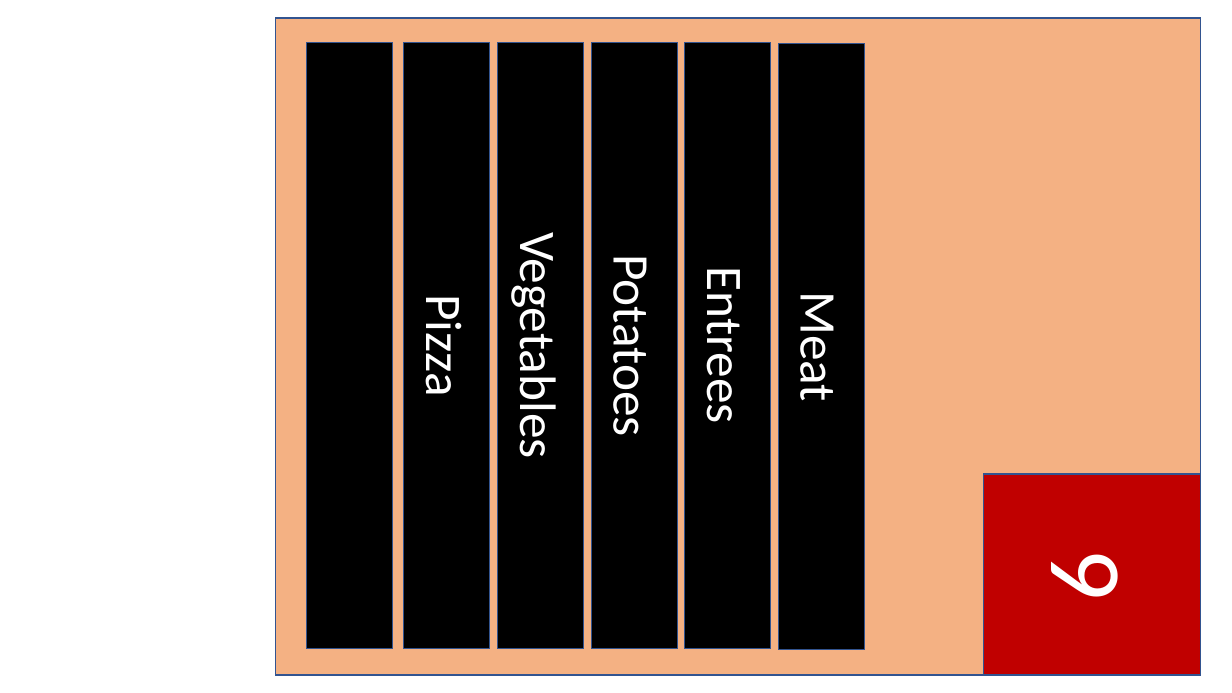
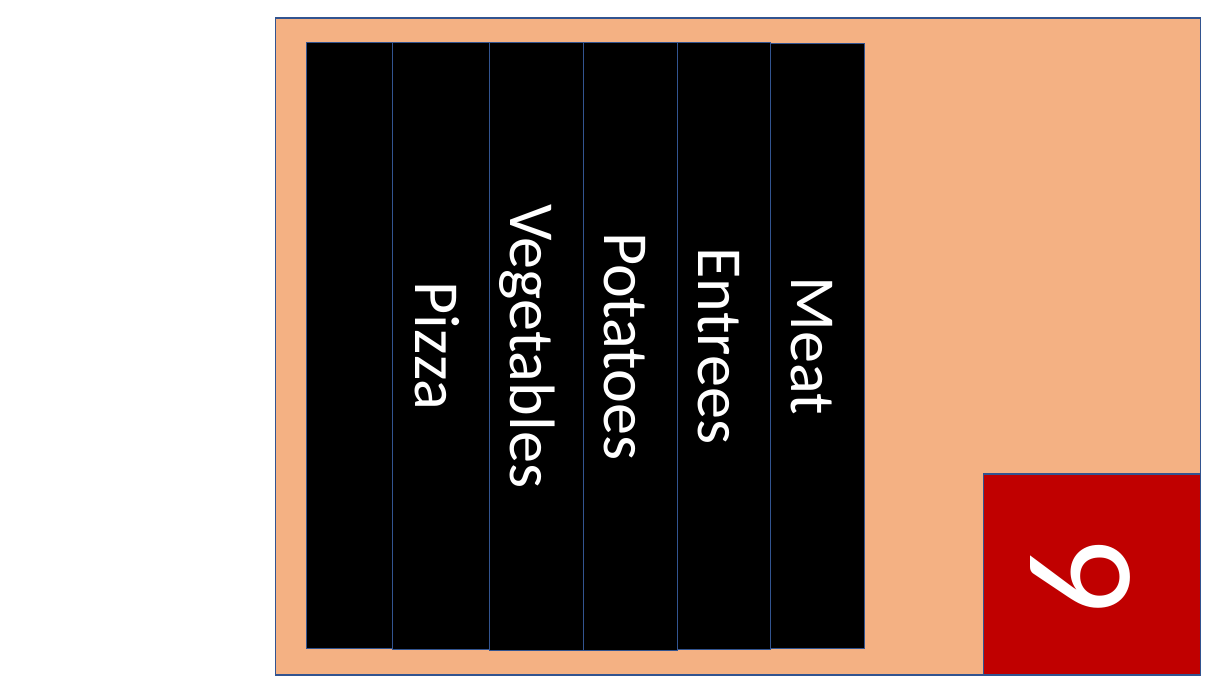
Before and after one commit to timmarkhuff/visualimpairmentassistance, a slide deck: slide 3 of sample grocery store signs.pptx. Drawn at 1232x693 pixels with LibreOffice and Linux fonts; fonts in the diff are those of the drawing. Boxes give left, top, right and bottom in pixels: in the first picture for what was removed or moved away, otherwise in the second. Text is boxed around its words. In the diff, an @@ line names an element or a change of style, - is before the commit and + after.

```diff
--- a/sample grocery store signs.pptx
+++ b/sample grocery store signs.pptx
@@ size 40 to 50 pt in 5 elements at (771,43,864,649), (677,43,771,650), (583,43,677,651), (490,43,584,651), (393,43,490,650) @@
@@ rectangle "Pizza": place and size @@
-rectangle "Pizza" at (403,42,489,648)
+rectangle "Pizza" at (393,43,490,650)
@@ rectangle "Vegetables": place and size @@
-rectangle "Vegetables" at (498,42,584,648)
+rectangle "Vegetables" at (490,43,584,651)
@@ rectangle "Potatoes": place and size @@
-rectangle "Potatoes" at (591,42,677,648)
+rectangle "Potatoes" at (583,43,677,651)
@@ rectangle "Entrees": place and size @@
-rectangle "Entrees" at (685,42,771,648)
+rectangle "Entrees" at (677,43,771,650)
@@ rectangle "Meat": place and size @@
-rectangle "Meat" at (779,43,865,649)
+rectangle "Meat" at (771,43,864,649)
@@ rectangle "9" at (984,474,1201,675): size 80 to 120 pt @@
```
Also in this commit, not shown: 2 other slides changed.
